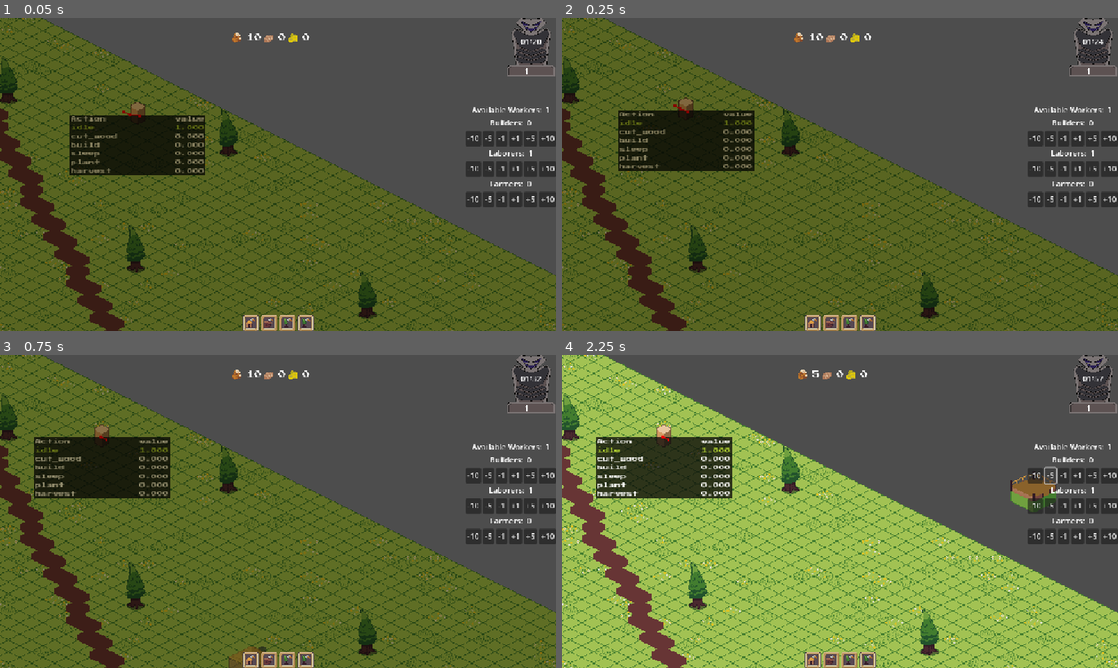
Above: before the commit, frames 1-4 (two rows, left to right).
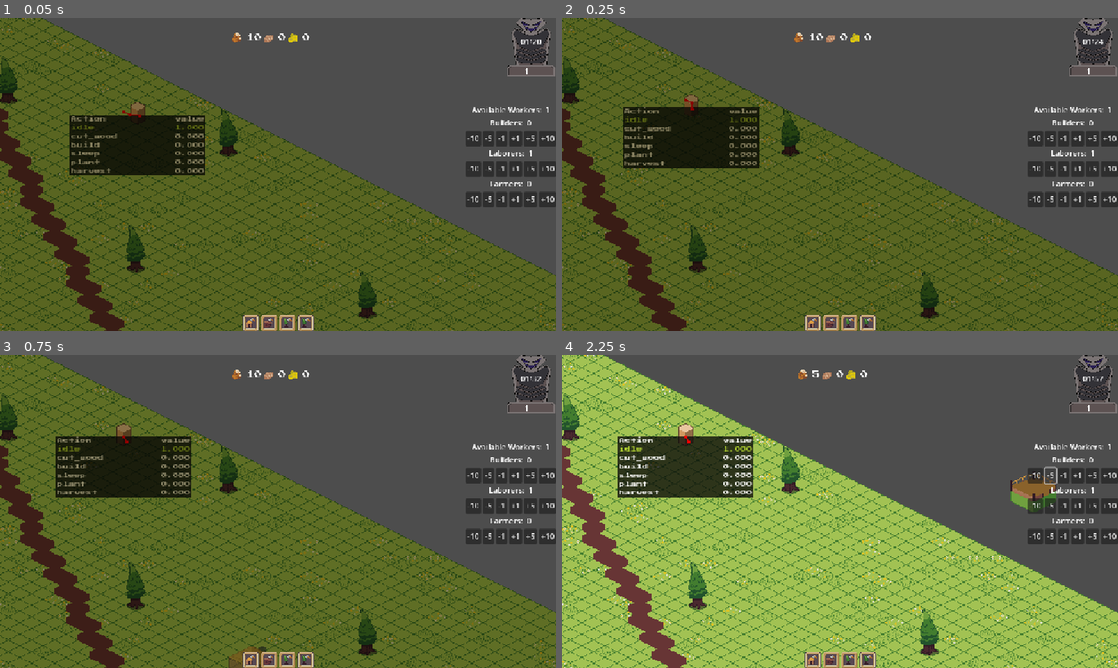
Above: after the commit, the same moments.

Repository: JontanKhuu/Ramen
Game: Godot game, scene res://World/world.tscn
Same seed, same stepped clock (60 frames per second), same inputs: the game is played once before the commit and once after it.
Inputs (mouse positions are in pixels of both pictures, inside the frame that each line leads up to):
- Up to frame 1 (0.05 s): no input
- Up to frame 2 (0.25 s): no input
- Up to frame 3 (0.75 s): click (250, 658) at 0.52 s
- Up to frame 4 (2.25 s): click "-10" at 1.25 s; click "-5" at 2 s

Frame 1 is identical in both runs. In frame 2, 2.0% of the frame differs, in the area x 10-36%, y 24-49%; in frame 3, 2.5%; in frame 4, 2.7%, in the area x 6-35%, y 21-46%.

Commit message:
quick merge hotfix

Diff:
--- a/NPC/Scenes/npc.tscn
+++ b/NPC/Scenes/npc.tscn
@@ -54,7 +54,6 @@
 collision_mask = 129
 script = ExtResource("1_056qb")
 job = 1
-
 
 [node name="Sprite2D" type="Sprite2D" parent="."]
 texture = ExtResource("1_asys0")
--- a/UI/Job_Manager/Job_Manager.tscn
+++ b/UI/Job_Manager/Job_Manager.tscn
@@ -1,4 +1,6 @@
-[gd_scene format=3 uid="uid://cvqkc652n5re2"]
+[gd_scene load_steps=2 format=3 uid="uid://cvqkc652n5re2"]
+
+[ext_resource type="Script" uid="uid://5kw6sdtpjg6p" path="res://UI/Job_Manager/scripts/job_manager.gd" id="1_dnr38"]
 
 [node name="JobManager" type="Control"]
 layout_mode = 3
@@ -11,6 +13,7 @@
 offset_bottom = -489.0
 grow_horizontal = 2
 grow_vertical = 2
+script = ExtResource("1_dnr38")
 
 [node name="Job Manager Box" type="VBoxContainer" parent="."]
 layout_mode = 2
--- a/UI/MainUI/mainUI.tscn
+++ b/UI/MainUI/mainUI.tscn
@@ -1,5 +1,4 @@
-
-[gd_scene load_steps=8 format=3 uid="uid://dw0nf8qpq5dkg"]
+[gd_scene load_steps=10 format=3 uid="uid://dw0nf8qpq5dkg"]
 
 [ext_resource type="PackedScene" uid="uid://qxaw4x1rnktp" path="res://UI/BuildMenu/build_action.tscn" id="2_t0uvf"]
 [ext_resource type="PackedScene" uid="uid://x0fj4b75fxgn" path="res://UI/Calendar/Calendar.tscn" id="3_kqecl"]
--- a/World/world.tscn
+++ b/World/world.tscn
@@ -14,7 +14,6 @@
 seconds = 0
 minutes = 20
 hours = 1
-
 days = 1
 metadata/_custom_type_script = "uid://cs3tjofpk4ng3"
 
@@ -69,10 +68,6 @@
 
 [node name="TileMap" parent="." instance=ExtResource("5_k8do8")]
 
-[node name="NPC" parent="." instance=ExtResource("6_bkhv4")]
-position = Vector2(390, 253)
-job = 0
-
 [node name="Player_Camera" type="Camera2D" parent="."]
 position = Vector2(581, 335)
 zoom = Vector2(1.5, 1.5)
@@ -87,6 +82,10 @@
 [node name="NPC" parent="NPCs" instance=ExtResource("6_bkhv4")]
 position = Vector2(323, 606)
 
+[node name="NPC2" parent="NPCs" instance=ExtResource("6_bkhv4")]
+position = Vector2(390, 253)
+job = 0
+
 [node name="construction" parent="." instance=ExtResource("8_eidgh")]
 
 [connection signal="updated" from="TimeSystem" to="DirectionalLight2D" method="update"]
Not shown: 1 places in UI/Calendar/Calendar_Menu.tscn that only renumber resources
